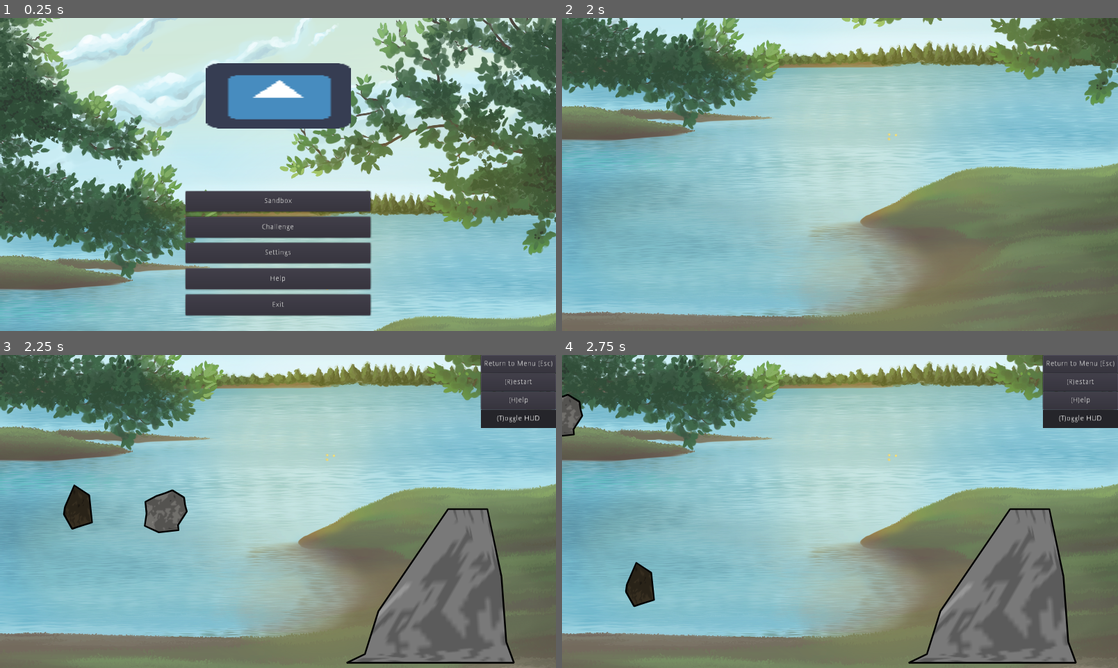
Above: before the commit, frames 1-4 (two rows, left to right).
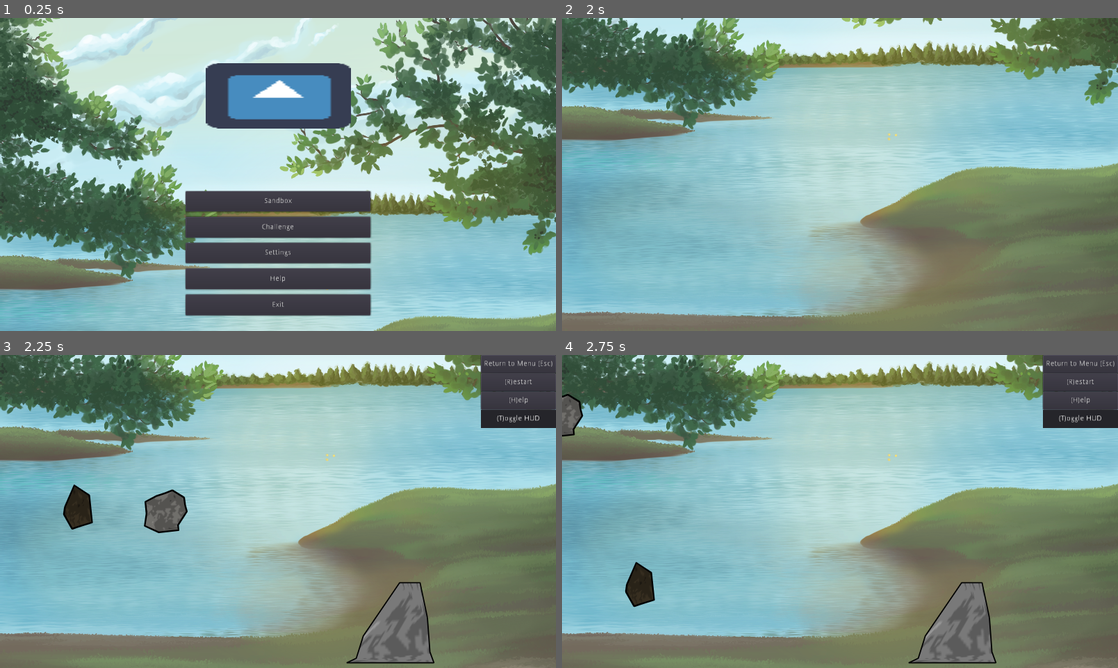
Above: after the commit, the same moments.

Repository: ebrahimebrahim/knock-the-rock
Game: Godot game, scene res://MenuScreen.tscn
The game is run twice, just before and just after one commit, with the same random seed, the same clock (stepped at 60 frames per second) and the same inputs. The engine's default icon, where the game draws it, is replaced by a stand-in: a white triangle on a blue panel in a dark square.
Inputs (mouse positions are in pixels of both pictures, inside the frame that each line leads up to):
- Up to frame 1 (0.25 s): no input
- Up to frame 2 (2 s): click "Sandbox" at 0.5 s; move the mouse to (962, 158) at 1.27 s; hold T (toggle_hud) from 1.28 s (still down); click (962, 158) at 1.42 s
- Up to frame 3 (2.25 s): move the mouse to (166, 527) at 2.02 s; release T (toggle_hud) at 2.03 s; tap T (toggle_hud) at 2.1 s; click (166, 527) at 2.17 s
- Up to frame 4 (2.75 s): no input

Frames 1-2 are identical in both runs. In frame 3, 5.7% of the frame differs, in the area x 62-93%, y 48-99%; in frame 4, 5.7%.

Commit message:
made "return to menu" on GameBase scroll the background back up
This is working ok, but required some reorganization of scenes (putting boulders and the floor as children of "bg", so that they move with it). Not sure if this is elegant, but seems to make sense to me. But if you don't like how it's done, please feel free to modify it or even just roll back to an earlier commit and proceed as if it didn't happen-- no offense taken!

Diff:
--- a/ktr/GameBase.tscn
+++ b/ktr/GameBase.tscn
@@ -16,14 +16,15 @@
 "_edit_lock_": true
 }
 
-[node name="Floor" type="StaticBody2D" parent="."]
-position = Vector2( 533, 785 )
+[node name="Floor" type="StaticBody2D" parent="bg"]
+position = Vector2( 0, 1168.91 )
+scale = Vector2( 1.91939, 1.91939 )
 __meta__ = {
 "_edit_group_": true,
 "_edit_lock_": true
 }
 
-[node name="CollisionShape2D" type="CollisionShape2D" parent="Floor"]
+[node name="CollisionShape2D" type="CollisionShape2D" parent="bg/Floor"]
 shape = SubResource( 1 )
 
 [node name="HUDZone" type="Control" parent="."]
--- a/ktr/GameSandbox.gd
+++ b/ktr/GameSandbox.gd
@@ -10,8 +10,8 @@
 func _ready():
 	randomize()
 	var beuld : Boulder = Boulder.new()
-	add_child(beuld)
-	beuld.set_position(random_point_on_line($BoulderBotRight)-beuld.bottom_right)
+	$bg.add_child(beuld)
+	beuld.set_global_position(random_point_on_line($BoulderBotRight)-beuld.bottom_right)
 
 	var rocks = []
 	for _i in range(2):
--- a/ktr/HUDZone.gd
+++ b/ktr/HUDZone.gd
@@ -1,4 +1,7 @@
 extends Control
+
+var scrolling_bg : bool = false
+var change_scene_to : String
 
 # Called when the node enters the scene tree for the first time.
 func _ready():
@@ -13,7 +16,7 @@
 	if event.is_action_pressed("toggle_hud"): _on_toggle()
 
 func _on_return():
-	get_tree().change_scene("res://MenuScreen.tscn")
+	scroll_bg("res://MenuScreen.tscn")
 
 func _on_restart():
 	get_tree().reload_current_scene()
@@ -24,3 +27,16 @@
 func _on_toggle():
 	if visible: hide()
 	else: show()
+
+func scroll_bg(scene):
+	hide()
+	scrolling_bg = true
+	change_scene_to = scene
+
+func _process(delta):
+	if scrolling_bg:
+		if get_node("/root/Game/bg").position.y < 494:
+			get_node("/root/Game/bg").position.y += 200*delta
+		else:
+			scrolling_bg = false
+			get_tree().change_scene(change_scene_to)
